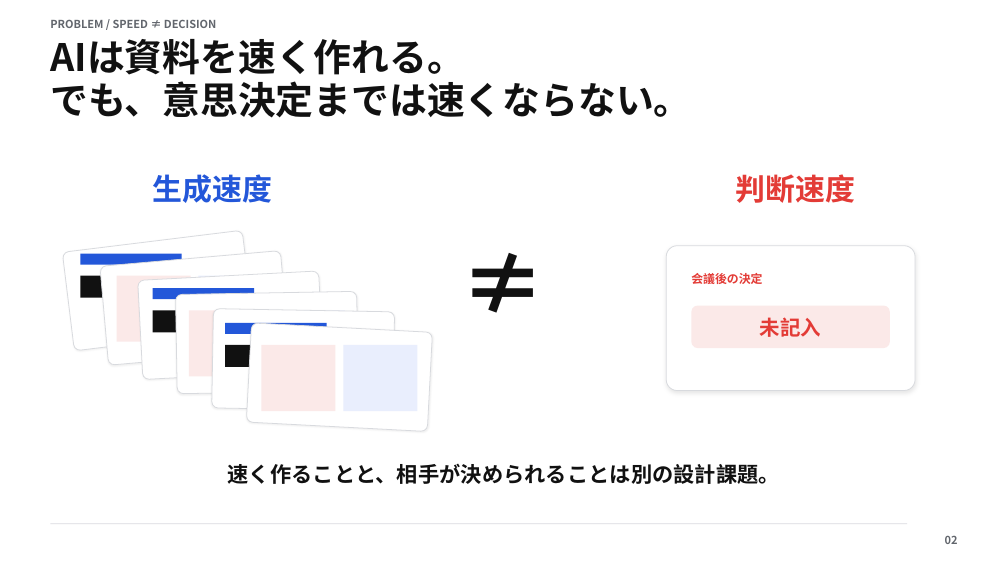
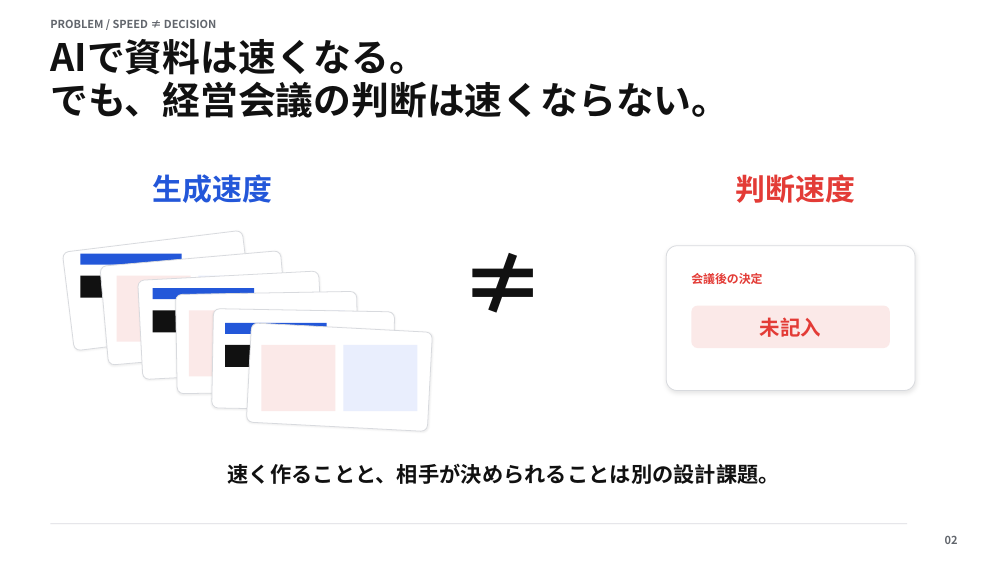
Before and after one commit to Bivrosttt/ai-komon2, a slide deck: slide 2 of materials/ai-komon-ai-presentation-masterclass.pptx. Drawn at 1008x567 pixels with LibreOffice and Linux fonts; fonts in the diff are those of the drawing. Boxes give left, top, right and bottom in pixels: in the first picture for what was removed or moved away, otherwise in the second. Text is boxed around its words. In the diff, an @@ line names an element or a change of style, - is before the commit and + after.

```diff
--- a/materials/ai-komon-ai-presentation-masterclass.pptx
+++ b/materials/ai-komon-ai-presentation-masterclass.pptx
@@ text at <box>50,39,729,118</box>: text changed @@
-AIは資料を速く作れる。
-でも、意思決定までは速くならない。
+AIで資料は速くなる。
+でも、経営会議の判断は速くならない。
```
Also in this commit, not shown: 5 other slides changed, 9 other files.
